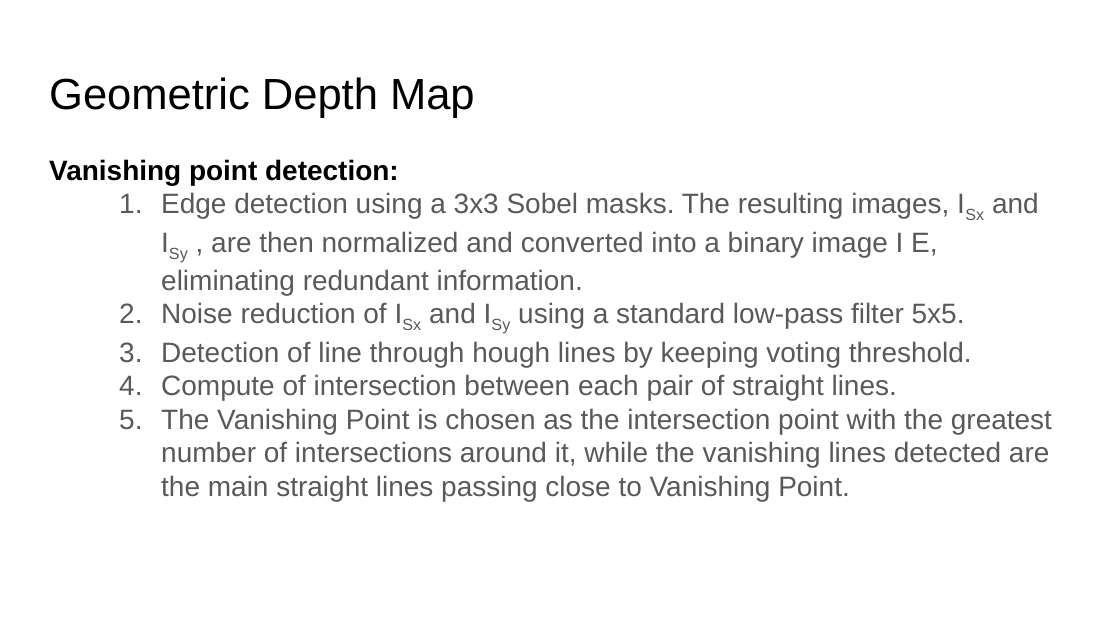
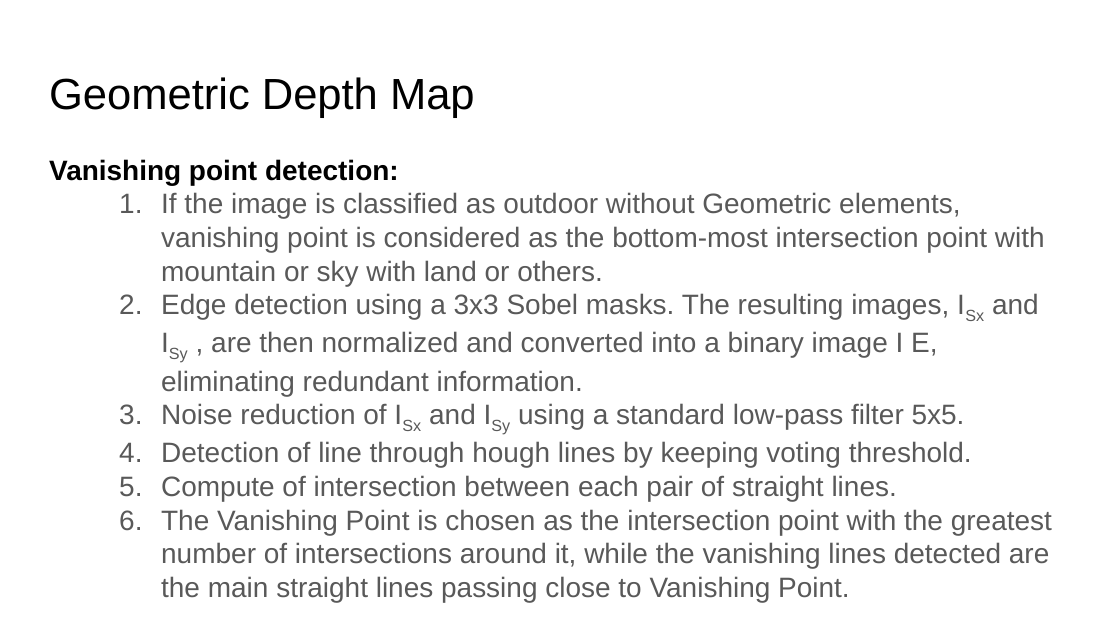
Before and after one commit to avivadla8/DIP_DepthMap, a slide deck: slide 13 of Depth Map Generation.pptx. Drawn at 1120x630 pixels with LibreOffice and Linux fonts; fonts in the diff are those of the drawing. Boxes give left, top, right and bottom in pixels: in the first picture for what was removed or moved away, otherwise in the second. Text is boxed around its words. In the diff, an @@ line names an element or a change of style, - is before the commit and + after.

Commit message:
small change in presentation

```diff
--- a/Depth Map Generation.pptx
+++ b/Depth Map Generation.pptx
@@ text at (161,192,1045,286): paragraph added @@
+1. If the image is classified as outdoor without Geometric elements, vanishing point is considered as the bottom-most intersection point with mountain or sky with land or others.
```
